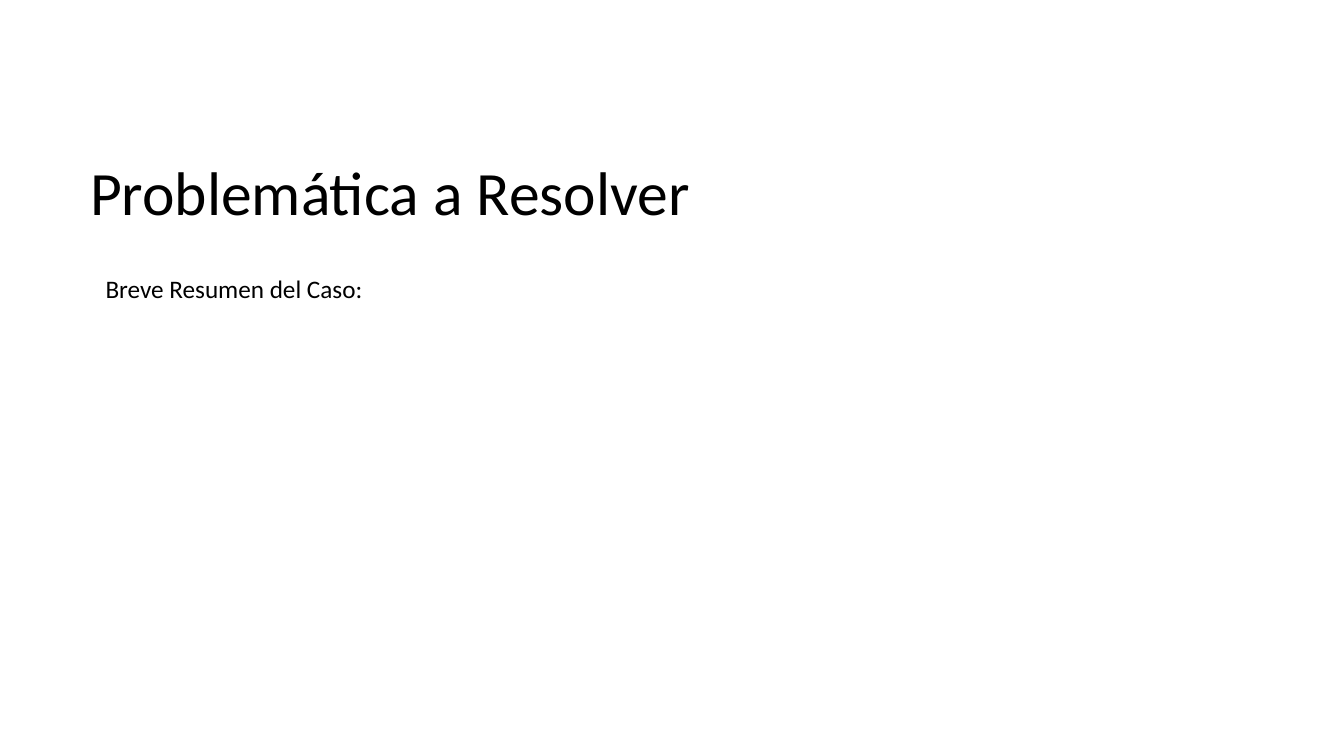
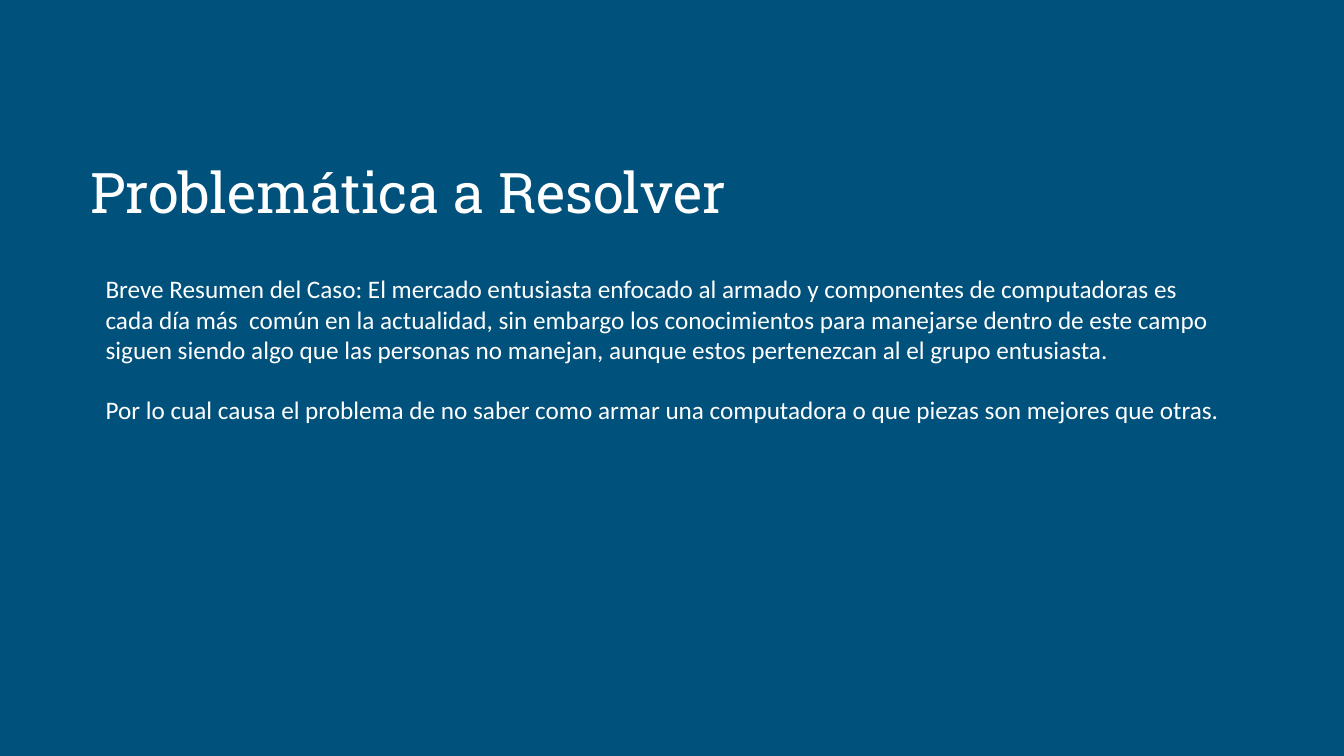
Before and after one commit to RashRiper/Proyecto-WEBNOVA, a slide deck: slide 2 of Fase_1.0/IT1-Estructura Presentación-Portafolio de Título Ing.Informática.pptx. Drawn at 1344x756 pixels with LibreOffice and Linux fonts; fonts in the diff are those of the drawing; background and template pictures are left out. Boxes give left, top, right and bottom in pixels: in the first picture for what was removed or moved away, otherwise in the second. Text is boxed around its words. In the diff, an @@ line names an element or a change of style, - is before the commit and + after.

```diff
--- a/Fase_1.0/IT1-Estructura Presentación-Portafolio de Título Ing.Informática.pptx
+++ b/Fase_1.0/IT1-Estructura Presentación-Portafolio de Título Ing.Informática.pptx
@@ background picture (left out) to #00517C @@
@@ title "Problemática a Resolver" at bbox=[90, 170, 726, 214]: size 44 to 40 pt, font Calibri to Roboto Slab, text colour #000000 to #FFFFFF @@
@@ text removed at bbox=[106, 280, 362, 299] @@
-Breve Resumen del Caso:
@@ text added at bbox=[106, 280, 1218, 424], 18 pt, text #FFFFFF @@
+Breve Resumen del Caso: El mercado entusiasta enfocado al armado y componentes de computadoras es cada día más común en la actualidad, sin embargo los conocimientos para manejarse dentro de este campo siguen siendo algo que las personas no manejan, aunque estos pertenezcan al el grupo entusiasta.
+Por lo cual causa el problema de no saber como armar una computadora o que piezas son mejores que otras.
```
Also in this commit, not shown: 11 other slides changed, 1 slide added, 1 slide removed, 7 other files.
